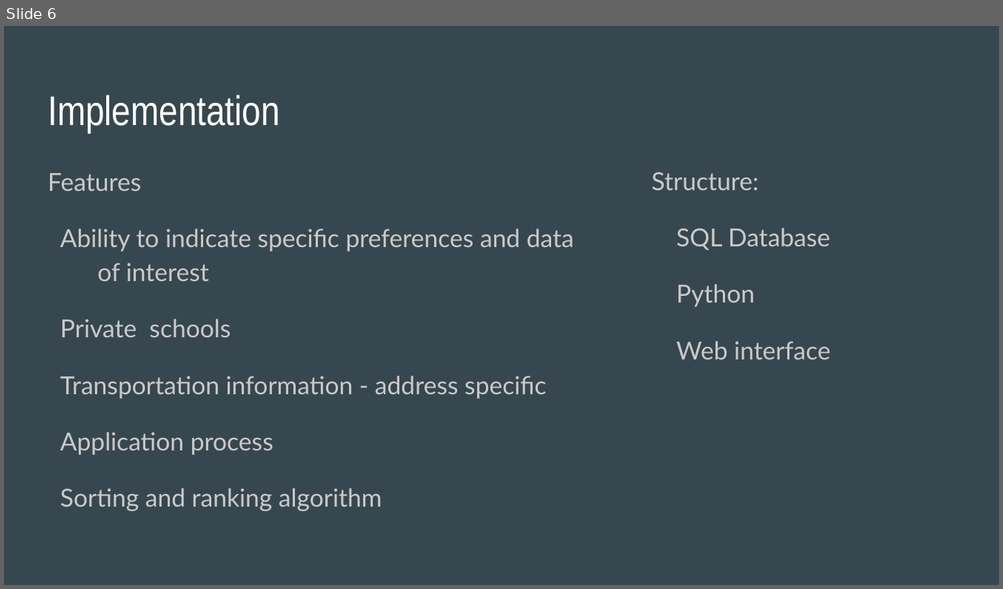
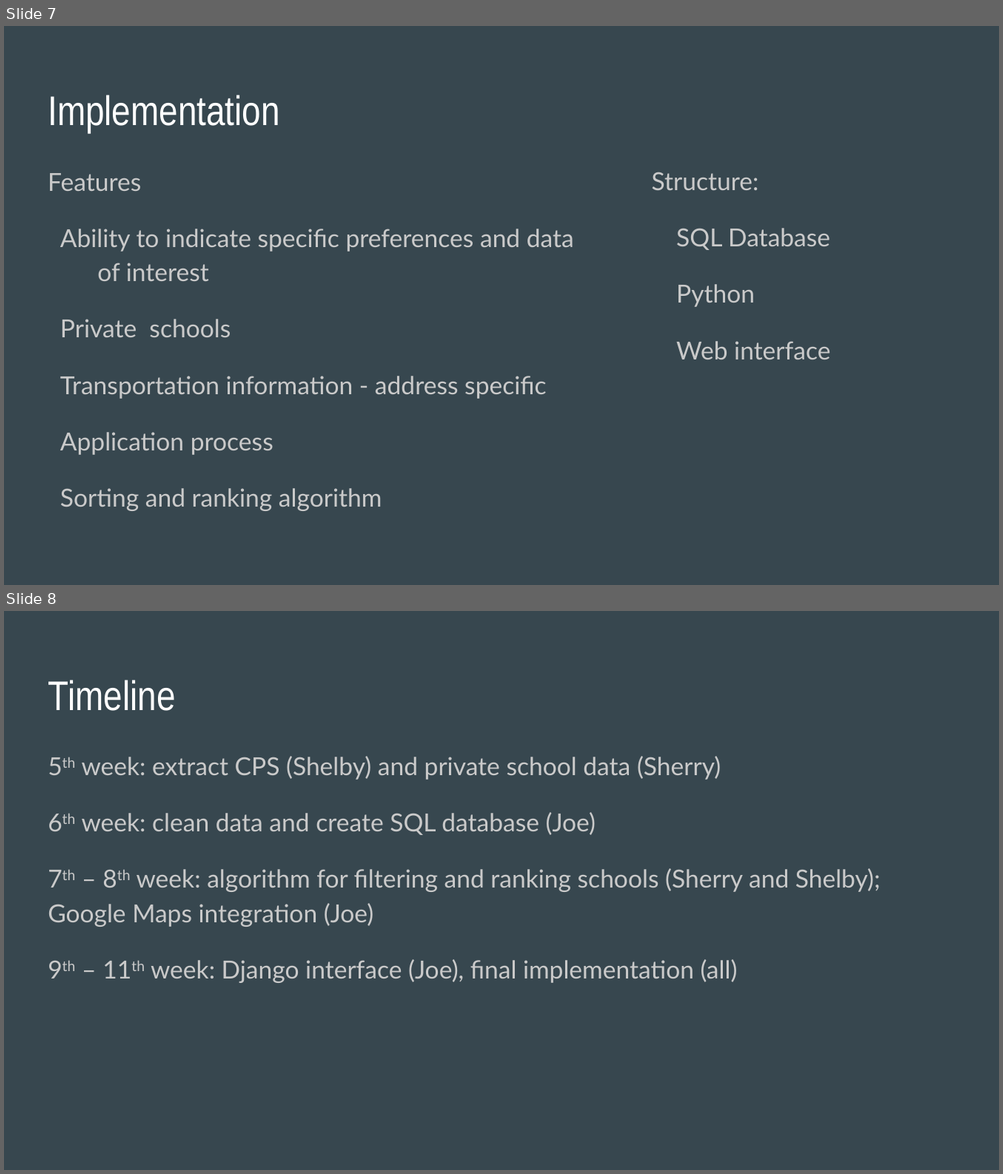
Before and after one commit to smahaffie/Chicago_HS_Finder, a slide deck: Proposal/Proposal presentation.pptx. Shown one above the other, each under a label of ours: slide 6 before the commit, slides 7 and 8 after it. The pictures are 1003x589 and 1003x1174 pixels, drawn with LibreOffice and Linux fonts; fonts in the diff are those of the drawing. Boxes give left, top, right and bottom in pixels: in the first picture for what was removed or moved away, otherwise in the second. Text is boxed around its words. In the diff, an @@ line names an element or a change of style, - is before the commit and + after.

Commit message:
final slides

```diff
--- a/Proposal/Proposal presentation.pptx
+++ b/Proposal/Proposal presentation.pptx
@@ slide 8 added at [4, 611, 999, 1170], background #37474F @@
@@ title added at [48, 680, 175, 711], 30 pt, text #FFFFFF @@
+Timeline
@@ text added at [48, 756, 880, 983], 18 pt, text #CACACA @@
+5th week: extract CPS (Shelby) and private school data (Sherry)
+6th week: clean data and create SQL database (Joe)
+7th – 8th week: algorithm for filtering and ranking schools (Sherry and Shelby); Google Maps integration (Joe)
+9th – 11th week: Django interface (Joe), final implementation (all)
@@ what was slide 6 is now slide 7 @@
```
Also in this commit, not shown: 2 slides changed.
